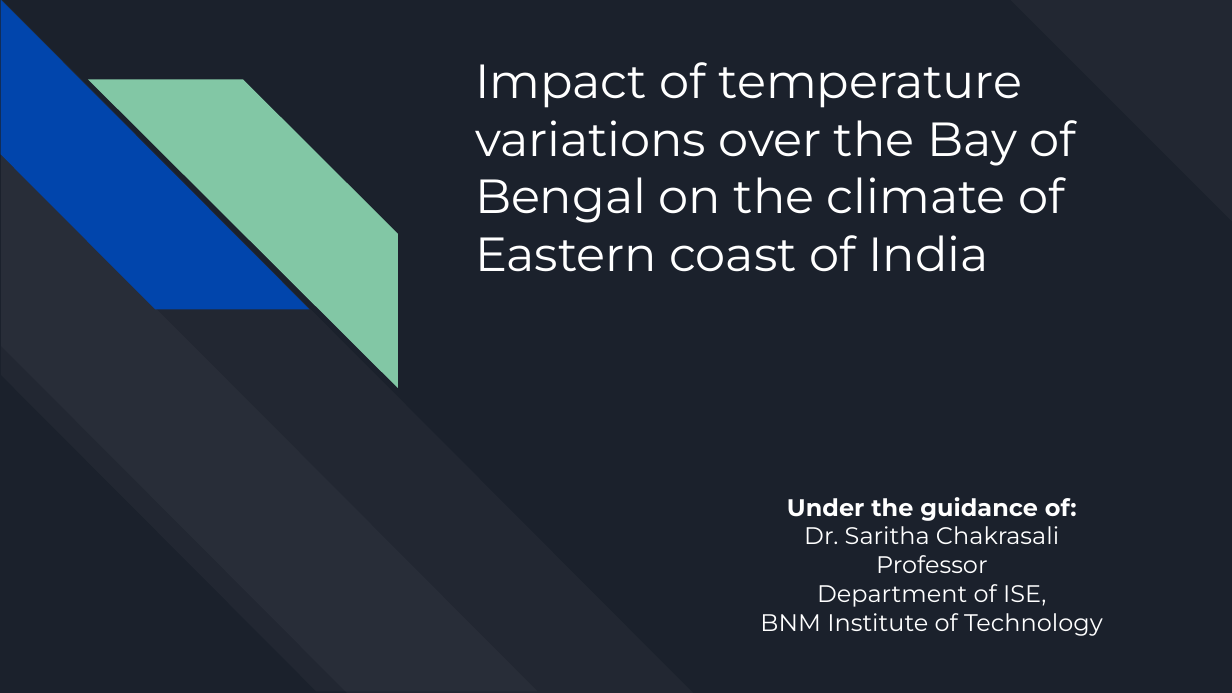
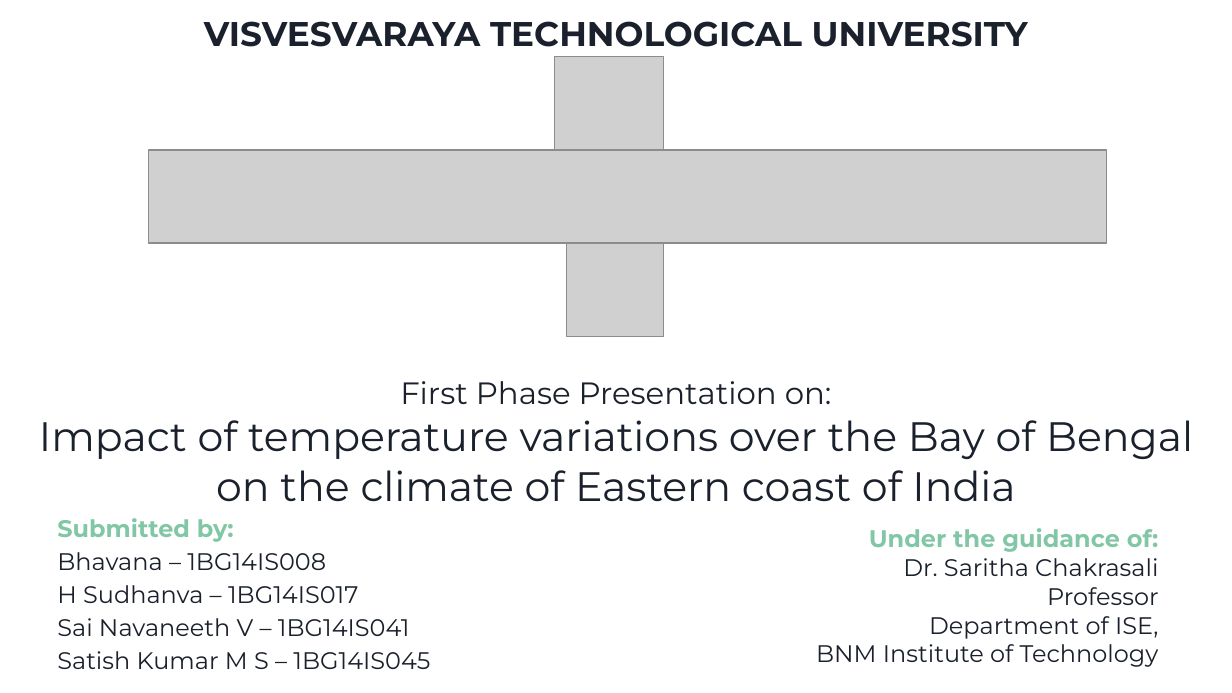
Before and after one commit to NavaneethVijay/vtuproject, a slide deck: slide 1 of PPT/Phase-I-Seminar.pptx. Drawn at 1232x693 pixels with LibreOffice and Linux fonts; fonts in the diff are those of the drawing; grey boxes stand for pictures. Boxes give left, top, right and bottom in pixels: in the first picture for what was removed or moved away, otherwise in the second. Text is boxed around its words. In the diff, an @@ line names an element or a change of style, - is before the commit and + after.

Commit message:
updated phase-I seminar ppt

```diff
--- a/PPT/Phase-I-Seminar.pptx
+++ b/PPT/Phase-I-Seminar.pptx
@@ title "VISVESVARAYA TECHNOLOGICAL UNIVERSITY First Phase ...": place and size @@
-title "VISVESVARAYA TECHNOLOGICAL UNIVERSITY First Phase ..." at <box>475,62,1075,272</box>
+title "VISVESVARAYA TECHNOLOGICAL UNIVERSITY First Phase ..." at <box>0,0,1232,692</box>
@@ title "VISVESVARAYA TECHNOLOGICAL UNIVERSITY First Phase ..." at <box>0,0,1232,692</box>: fill none to #FFFFFF @@
@@ title at <box>39,21,1193,502</box>: text changed; size 28 to 24 pt; text colour #FFFFFF to #1B212C @@
-Impact of temperature variations over the Bay of Bengal on the climate of Eastern coast of India
+VISVESVARAYA TECHNOLOGICAL UNIVERSITY
+First Phase Presentation on:
+Impact of temperature variations over the Bay of Bengal on the climate of Eastern coast of India
@@ diag stripe removed at <box>1010,0,1232,222</box> @@
@@ picture added at <box>554,57,664,150</box> @@
@@ group removed at <box>0,1,694,692</box>: 4 diag stripes @@
@@ picture added at <box>148,150,1106,243</box> @@
@@ picture added at <box>567,243,664,336</box> @@
@@ text added at <box>57,518,430,669</box>, 14 pt, text #1B212C @@
+Submitted by:
+Bhavana – 1BG14IS008
+H Sudhanva – 1BG14IS017
+Sai Navaneeth V – 1BG14IS041
+Satish Kumar M S – 1BG14IS045
@@ subtitle "Under the guidance of:": place and size @@
-subtitle "Under the guidance of:" at <box>760,497,1103,636</box>
+subtitle "Under the guidance of:" at <box>816,528,1159,667</box>
@@ subtitle "Under the guidance of:" at <box>816,528,1159,667</box>: text colour #FFFFFF to #82C7A5 in "Under the guidance of:"; text colour #FFFFFF to #1B212C in "Dr. Saritha Chakrasali", "Professor", "Department of ISE,", "BNM Institute of Technology"; alignment centre to right @@
```
Also in this commit, not shown: 6 other slides changed, 5 slides added, 18 slides removed.
